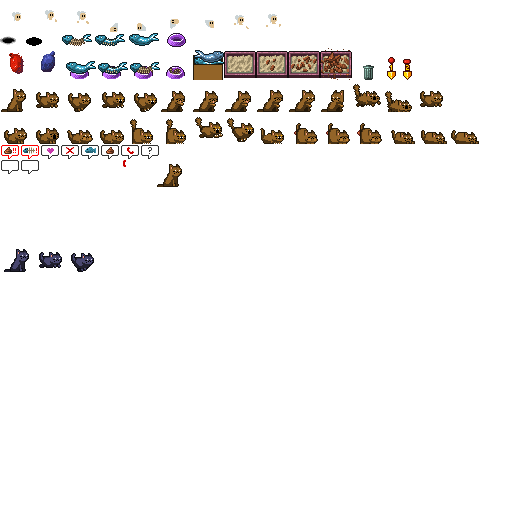
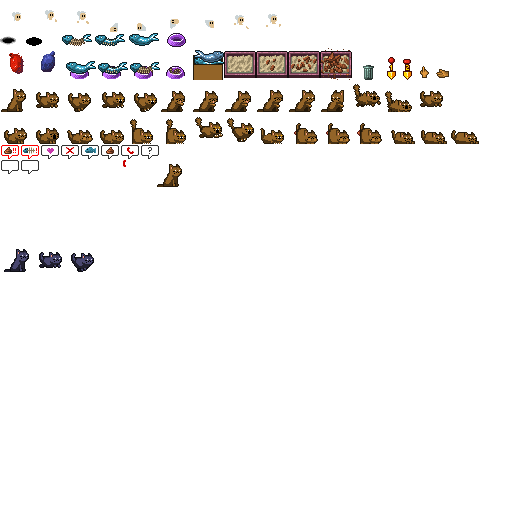
Layered file, before and after one edit (512x512). Changes by layer:
painted on "tiles" over [420, 66, 449, 78]
